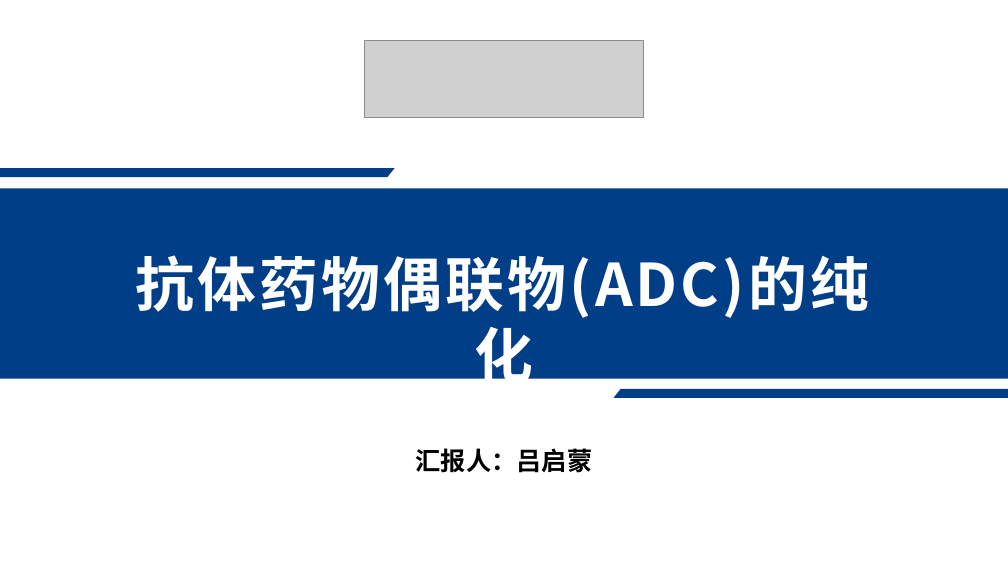
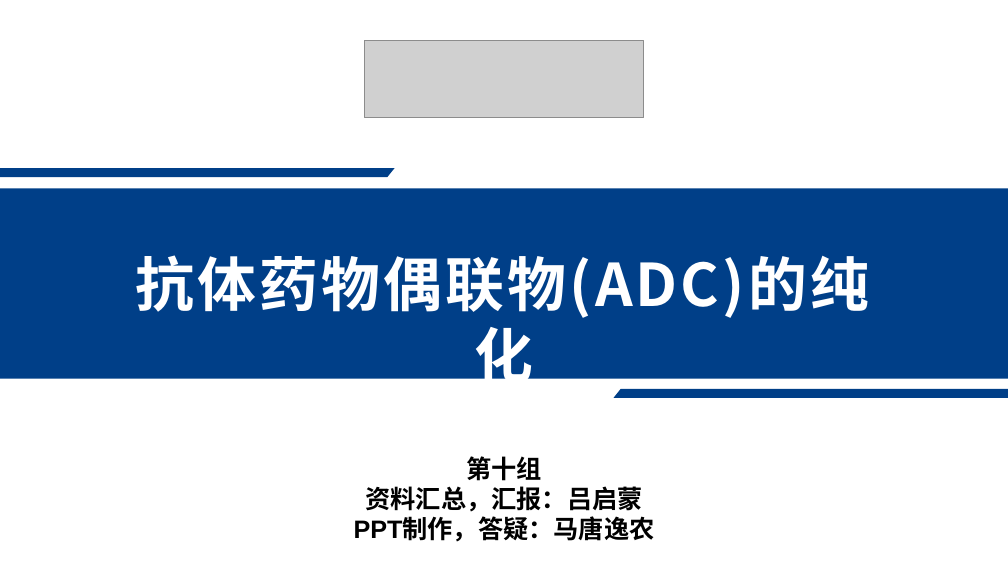
Before and after one commit to Raymon-Lyu/Veterinary-Medicine, a slide deck: slide 1 of 生物分离工程/第十组汇报ppt.pptx. Drawn at 1008x567 pixels with LibreOffice and Linux fonts; fonts in the diff are those of the drawing; grey boxes stand for pictures. Boxes give left, top, right and bottom in pixels: in the first picture for what was removed or moved away, otherwise in the second. Text is boxed around its words. In the diff, an @@ line names an element or a change of style, - is before the commit and + after.

```diff
--- a/生物分离工程/第十组汇报ppt.pptx
+++ b/生物分离工程/第十组汇报ppt.pptx
@@ text at <box>354,456,655,542</box>: text changed @@
-汇报人：吕启蒙
+第十组
+资料汇总，汇报：吕启蒙
+PPT制作，答疑：马唐逸农
```
Also in this commit, not shown: 1 other file.
